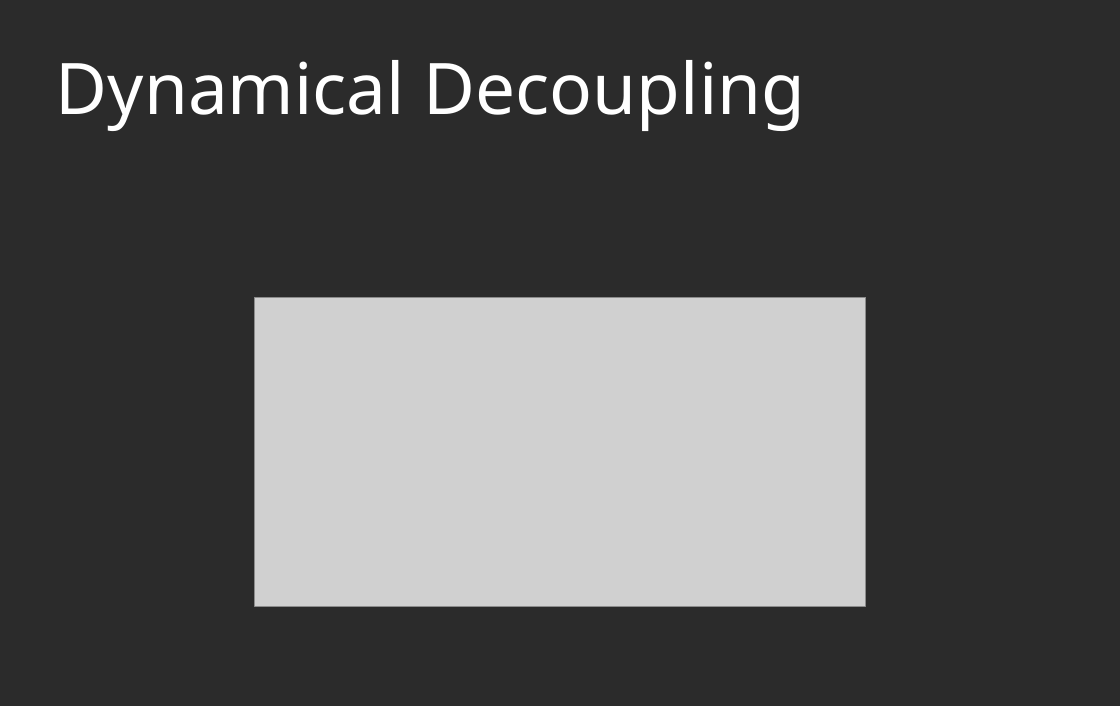
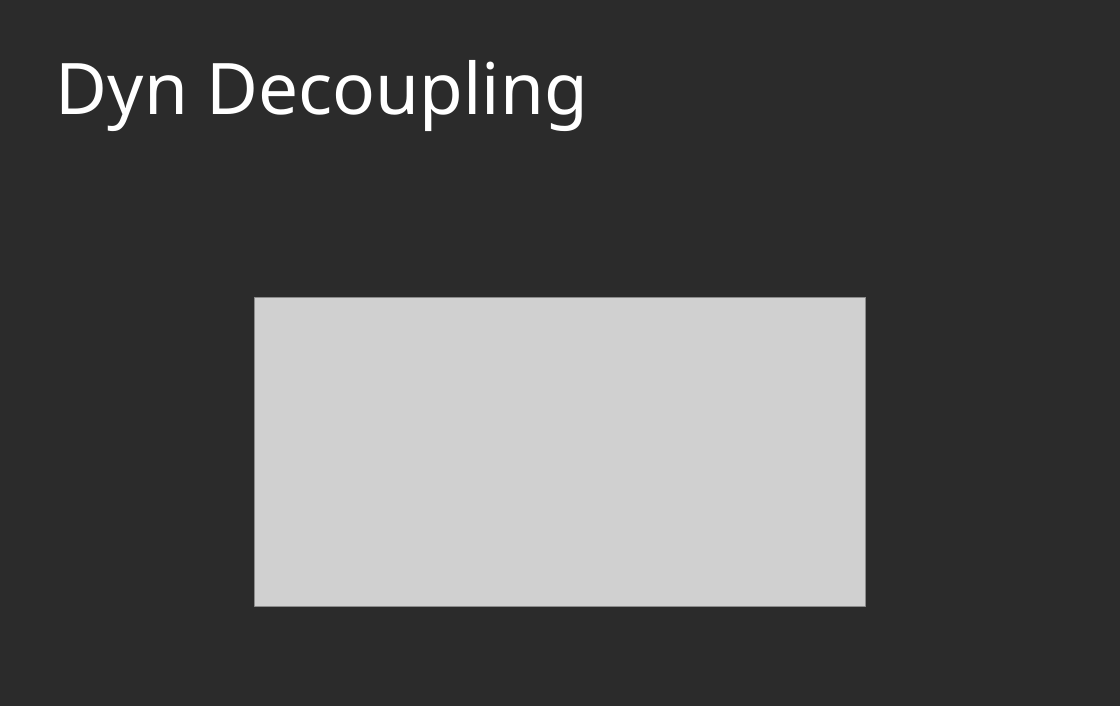
Before and after one commit to AGaliciaMartinez/Final-Project-Computational-Physics, a slide deck: slide 11 of presentation/NV_Carbons_presentation.odp (slide 8 before the commit). Drawn at 1120x706 pixels with LibreOffice and Linux fonts; fonts in the diff are those of the drawing; grey boxes stand for pictures; background and template pictures are left out; a plain dark background stands for a picture behind light text. Boxes give left, top, right and bottom in pixels: in the first picture for what was removed or moved away, otherwise in the second. Text is boxed around its words. In the diff, an @@ line names an element or a change of style, - is before the commit and + after.

```diff
--- a/presentation/NV_Carbons_presentation.odp
+++ b/presentation/NV_Carbons_presentation.odp
@@ title at [56, 60, 588, 131]: text changed @@
-Dynamical Decoupling
+Dyn Decoupling
```
Also in this commit, not shown: 2 other slides changed, 6 slides added, 5 slides removed.
